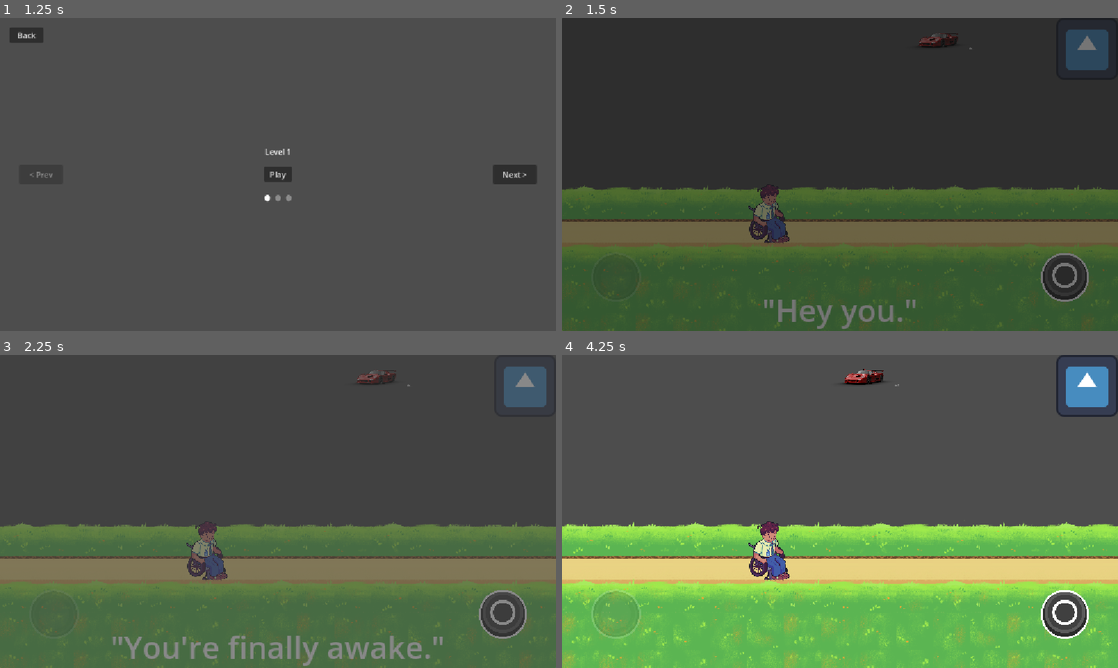
Above: before the commit, frames 1-4 (two rows, left to right).
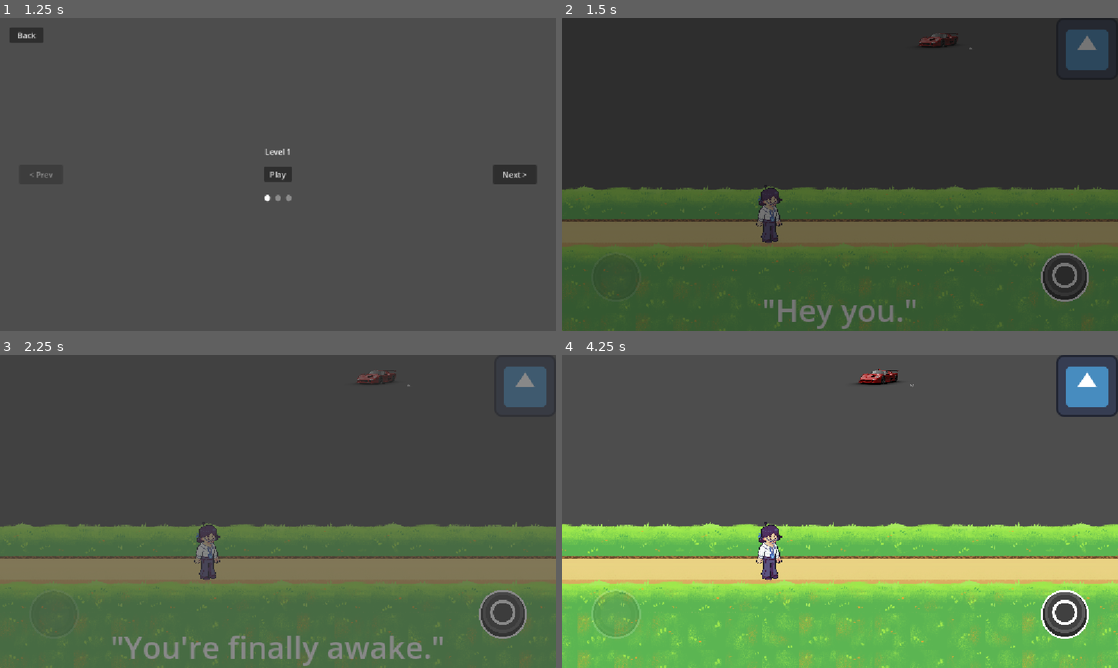
Above: after the commit, the same moments.

Repository: MarkLorens/SeedAcademy
Game: Godot game, scene res://ui/Menu/main_menu.tscn
Same seed, same stepped clock (60 frames per second), same inputs: the game is played once before the commit and once after it. The engine's default icon, where the game draws it, is replaced by a stand-in: a white triangle on a blue panel in a dark square.
Inputs (mouse positions are in pixels of both pictures, inside the frame that each line leads up to):
- Up to frame 1 (1.25 s): click "Start" at 0.5 s
- Up to frame 2 (1.5 s): click "Play" at 1.25 s
- Up to frame 3 (2.25 s): click (278, 511) at 2 s
- Up to frame 4 (4.25 s): click (840, 511) at 2.75 s; click (840, 511) at 3.5 s

Frame 1 is identical in both runs. In frame 2, 0.7% of the frame differs, in the area x 33-41%, y 53-73%; in frame 3, 0.7%; in frame 4, 6.0%, in the area x 0-100%, y 4-100%.

Commit message:
Added breakable wall too.

Diff:
--- a/props/player_forms/Player.tscn
+++ b/props/player_forms/Player.tscn
@@ -17,6 +17,7 @@
 
 [node name="Player" type="CharacterBody2D" unique_id=1742630827]
 scale = Vector2(0.3, 0.3)
+collision_mask = 9
 script = ExtResource("1_2eghs")
 
 [node name="Sprite2D" type="Sprite2D" parent="." unique_id=864898495]
@@ -26,8 +27,11 @@
 position = Vector2(3.3333333, -1.6666666)
 shape = SubResource("RectangleShape2D_fey80")
 
-[node name="AttackCol" type="CollisionShape2D" parent="." unique_id=89791523]
-position = Vector2(193.33333, -3.3333304)
+[node name="AttackHitbox" type="Area2D" parent="." unique_id=1025660276]
+collision_mask = 8
+
+[node name="CollisionShape2D" type="CollisionShape2D" parent="AttackHitbox" unique_id=89791523]
+position = Vector2(243.33333, 0)
 shape = SubResource("RectangleShape2D_2eghs")
 
 [node name="HurtCol" type="Area2D" parent="." unique_id=1277471778]
--- a/scenes/level_1.tscn
+++ b/scenes/level_1.tscn
@@ -4,10 +4,12 @@
 [ext_resource type="PackedScene" uid="uid://c5sym1ls2gkxb" path="res://props/player_forms/Player.tscn" id="3_5xbjy"]
 [ext_resource type="Texture2D" uid="uid://dhl8pin3f27oi" path="res://assets/spritesheets/bg-spritesheet.png" id="3_7gny6"]
 [ext_resource type="Script" uid="uid://bx2hrhh8teetw" path="res://scripts/resource/FormData.gd" id="5_15mv3"]
-[ext_resource type="Resource" uid="uid://dleraek6mun4q" path="res://form_tres/human.tres" id="6_e3sih"]
+[ext_resource type="Resource" uid="uid://dskh4tkuuj6ee" path="res://form_tres/ape.tres" id="6_6dial"]
 [ext_resource type="Script" uid="uid://8vlbf4etx0cd" path="res://scripts/new_form_checkpoint.gd" id="7_2y5yt"]
+[ext_resource type="Texture2D" uid="uid://brhkxw86c1yts" path="res://assets/spritesheets/breakable-sprite-sheet.png" id="8_2aecg"]
 [ext_resource type="Resource" uid="uid://dex1t3kuntlgn" path="res://form_tres/frog.tres" id="8_2os1m"]
 [ext_resource type="PackedScene" uid="uid://blndefl6ahvhm" path="res://props/NewFormCheckpoint.tscn" id="9_2y5yt"]
+[ext_resource type="Script" uid="uid://sspf8gc7udxc" path="res://scripts/BreakableTileLayer.gd" id="9_6dial"]
 [ext_resource type="PackedScene" uid="uid://dp7p1uu7a8kwc" path="res://props/hazards/Spikes.tscn" id="9_e3sih"]
 [ext_resource type="PackedScene" uid="uid://cmtn3cavbs7tu" path="res://ui/LevelUI.tscn" id="10_2y5yt"]
 [ext_resource type="Texture2D" uid="uid://dq1b7kgnoi611" path="res://assets/spritesheets/spritesheet.png" id="12_2aecg"]
@@ -115,6 +117,23 @@
 physics_layer_0/collision_layer = 1
 sources/1 = SubResource("TileSetAtlasSource_7nomh")
 
+[sub_resource type="TileSetAtlasSource" id="TileSetAtlasSource_1s4pk"]
+texture = ExtResource("8_2aecg")
+texture_region_size = Vector2i(256, 256)
+0:0/0 = 0
+0:0/0/physics_layer_0/polygon_0/points = PackedVector2Array(-128, -128, 128, -128, 128, 128, -128, 128)
+1:0/0 = 0
+1:0/0/physics_layer_0/polygon_0/points = PackedVector2Array(-128, -128, 128, -128, 128, 128, -128, 128)
+2:0/0 = 0
+2:0/0/physics_layer_0/polygon_0/points = PackedVector2Array(-128, -128, 128, -128, 128, 128, -128, 128)
+3:0/0 = 0
+3:0/0/physics_layer_0/polygon_0/points = PackedVector2Array(-128, -128, 128, -128, 128, 128, -128, 128)
+
+[sub_resource type="TileSet" id="TileSet_8kv12"]
+tile_size = Vector2i(256, 256)
+physics_layer_0/collision_layer = 8
+sources/0 = SubResource("TileSetAtlasSource_1s4pk")
+
 [node name="Level1" type="Node" unique_id=257814844 node_paths=PackedStringArray("Player", "Camera")]
 script = ExtResource("1_4nkto")
 Player = NodePath("Player")
@@ -127,7 +146,7 @@
 
 [node name="Player" parent="." unique_id=1742630827 instance=ExtResource("3_5xbjy")]
 scale = Vector2(0.7, 0.7)
-forms = Array[ExtResource("5_15mv3")]([ExtResource("6_e3sih")])
+forms = Array[ExtResource("5_15mv3")]([ExtResource("6_6dial")])
 dash_speed = 2500.0
 dash_cooldown = 0.5
 
@@ -135,8 +154,12 @@
 zoom = Vector2(0.3, 0.3)
 
 [node name="PlatformLayer" type="TileMapLayer" parent="." unique_id=1108646245]
-tile_map_data = PackedByteArray("AAAAAAIAAQADAAEAAAABAAIAAQA …(3168 unchanged characters)… CAAMAAAA6AAAAAQADAAMAAAA7AAAAAQAEAAMAAAA=")
+tile_map_data = PackedByteArray("AAAAAAIAAQADAAEAAAABAAIAAQA …(3168 unchanged characters)… CAAMAAAA6AAAAAQADAAMAAAA7AAAAAQAEAAMAAAARAAIAAQADAAEAAAA=")
 tile_set = SubResource("TileSet_fey80")
+
+[node name="BreakableLayer" type="TileMapLayer" parent="." unique_id=1114311814]
+tile_set = SubResource("TileSet_8kv12")
+script = ExtResource("9_6dial")
 
 [node name="NewFormCheckpoint" parent="." unique_id=1595220022 instance=ExtResource("9_2y5yt")]
 position = Vector2(1328, -879)
@@ -155,15 +178,16 @@
 [node name="Spikes4" parent="." unique_id=641353886 instance=ExtResource("9_e3sih")]
 position = Vector2(11388, -534)
 isFalling = true
+fallSpeed = 5000.0
 
 [node name="Spikes5" parent="." unique_id=1923179411 instance=ExtResource("9_e3sih")]
-position = Vector2(13434, 574)
+position = Vector2(13346, 637)
 
 [node name="Spikes6" parent="." unique_id=572020523 instance=ExtResource("9_e3sih")]
-position = Vector2(13688, 579)
+position = Vector2(13600, 642)
 
 [node name="Spikes7" parent="." unique_id=1237675964 instance=ExtResource("9_e3sih")]
-position = Vector2(13952, 579)
+position = Vector2(13864, 642)
 
 [node name="DialogueEventTrigger" parent="." unique_id=531485491 instance=ExtResource("14_2aecg")]
 position = Vector2(3933, -73)
--- /dev/null
+++ b/scripts/BreakableTileLayer.gd
@@ -0,0 +1,51 @@
+extends TileMapLayer
+class_name BreakableTileLayer
+
+## A TileMapLayer whose painted tiles form breakable walls of ANY shape.
+## Hitting one cell breaks the entire orthogonally-connected group, so a tall
+## column, a thick block, or a short stub all "just work" — the wall is simply
+## whatever you paint. Put breakable tiles on their own layer with this script
+## and a dedicated collision layer bit so the player's attack can target them.
+
+## Cells counted as "the same wall". Add the diagonals for 8-way connectivity.
+const NEIGHBOURS: Array[Vector2i] = [Vector2i.UP, Vector2i.DOWN, Vector2i.LEFT, Vector2i.RIGHT]
+
+## 0 = the whole wall shatters at once. > 0 staggers the break outward from the
+## hit cell, one ring per `ripple_delay` seconds, for a crumble effect.
+@export var ripple_delay: float = 0.0
+
+# Break the connected wall starting at `start_cell` (map coordinates).
+func break_from(start_cell: Vector2i) -> void:
+	if get_cell_source_id(start_cell) == -1:
+		return  # empty cell, nothing to break
+
+	var visited: Dictionary = {start_cell: true}
+	var frontier: Array[Vector2i] = [start_cell]
+
+	while not frontier.is_empty():
+		var next_frontier: Array[Vector2i] = []
+		for cell in frontier:
+			erase_cell(cell)  # removes the tile AND its collider
+			for offset in NEIGHBOURS:
+				var n: Vector2i = cell + offset
+				if not visited.has(n) and get_cell_source_id(n) != -1:
+					visited[n] = true
+					next_frontier.append(n)
+		if ripple_delay > 0.0 and not next_frontier.is_empty():
+			await get_tree().create_timer(ripple_delay).timeout
+		frontier = next_frontier
+
+# Break the wall overlapped by a world-space rectangle (e.g. an attack hitbox).
+# Returns true if a tile was found and broken. Resolving the cell from world
+# space is reliable, unlike get_coords_for_body_rid which can return the wrong
+# coordinate for tilemap collision bodies.
+func break_in_global_rect(world_rect: Rect2) -> bool:
+	var c0: Vector2i = local_to_map(to_local(world_rect.position))
+	var c1: Vector2i = local_to_map(to_local(world_rect.end))
+	for x in range(mini(c0.x, c1.x), maxi(c0.x, c1.x) + 1):
+		for y in range(mini(c0.y, c1.y), maxi(c0.y, c1.y) + 1):
+			var cell := Vector2i(x, y)
+			if get_cell_source_id(cell) != -1:
+				break_from(cell)  # BFS destroys the whole connected wall
+				return true
+	return false
--- a/scripts/LevelSceneManager.gd
+++ b/scripts/LevelSceneManager.gd
@@ -3,7 +3,6 @@
 # Exportables
 @export var Player: CharacterBody2D
 @export var Camera: Camera2D
-@export var Background: Node2D
 @export var Event_UI_Scene: PackedScene
 @export var intro_lines: Array[String] = [
 	"\"Hey you.\"",
--- a/scripts/PlayerMovement.gd
+++ b/scripts/PlayerMovement.gd
@@ -5,6 +5,7 @@
 # UI
 @onready var radial_button: Control = $"../LevelUI/CanvasLayer/MarginContainer/RadialButton"
 @onready var action_button: TextureButton = $"../LevelUI/CanvasLayer/MarginContainer2/ActionButton/TextureButton"
+@onready var attack_hitbox: Area2D = $AttackHitbox
 
 # Forms
 @export var forms: Array[FormData] = []
@@ -29,7 +30,8 @@
 
 func _ready() -> void:
 	add_to_group("player")
-	$AttackCol.disabled = true
+	attack_hitbox.monitoring = false
+	attack_hitbox.body_shape_entered.connect(_on_attack_hit)
 	$ShieldCol.monitoring = false
 	$ShieldCol.monitorable = false
 	set_form(0)
@@ -117,3 +119,19 @@
 
 	if radial_button.has_method("refresh_options"):
 		radial_button.refresh_options(forms)
+
+func _on_attack_hit(_body_rid: RID, body: Node, _body_shape: int, _local_shape: int) -> void:
+	if not body.has_method("break_in_global_rect"):
+		return
+	body.break_in_global_rect(_attack_world_rect())
+
+# World-space AABB of the attack hitbox, used to find which tile was hit.
+func _attack_world_rect() -> Rect2:
+	var col: CollisionShape2D = attack_hitbox.get_node("CollisionShape2D")
+	var size: Vector2 = (col.shape as RectangleShape2D).size
+	var xform: Transform2D = col.global_transform
+	var rect := Rect2(xform * (-size * 0.5), Vector2.ZERO)
+	rect = rect.expand(xform * Vector2(size.x * 0.5, -size.y * 0.5))
+	rect = rect.expand(xform * (size * 0.5))
+	rect = rect.expand(xform * Vector2(-size.x * 0.5, size.y * 0.5))
+	return rect
--- a/scripts/form_actions/ape_action.gd
+++ b/scripts/form_actions/ape_action.gd
@@ -2,6 +2,8 @@
 class_name ApeAction
 
 func execute(player: CharacterBody2D, _form: FormData) -> void:
-	player.get_node("AttackCol").disabled = false
+	print("ApeAction.execute -> attack window open")  # TEMP debug
+	var hitbox := player.get_node("AttackHitbox")
+	hitbox.monitoring = true
 	await player.get_tree().create_timer(1.0).timeout
-	player.get_node("AttackCol").disabled = true
+	hitbox.monitoring = false
Binary file added: assets/spritesheets/breakable-sprite-sheet.png
Not shown, added: assets/spritesheets/breakable-sprite-sheet.png.import
Not shown, added: scripts/BreakableTileLayer.gd.uid
